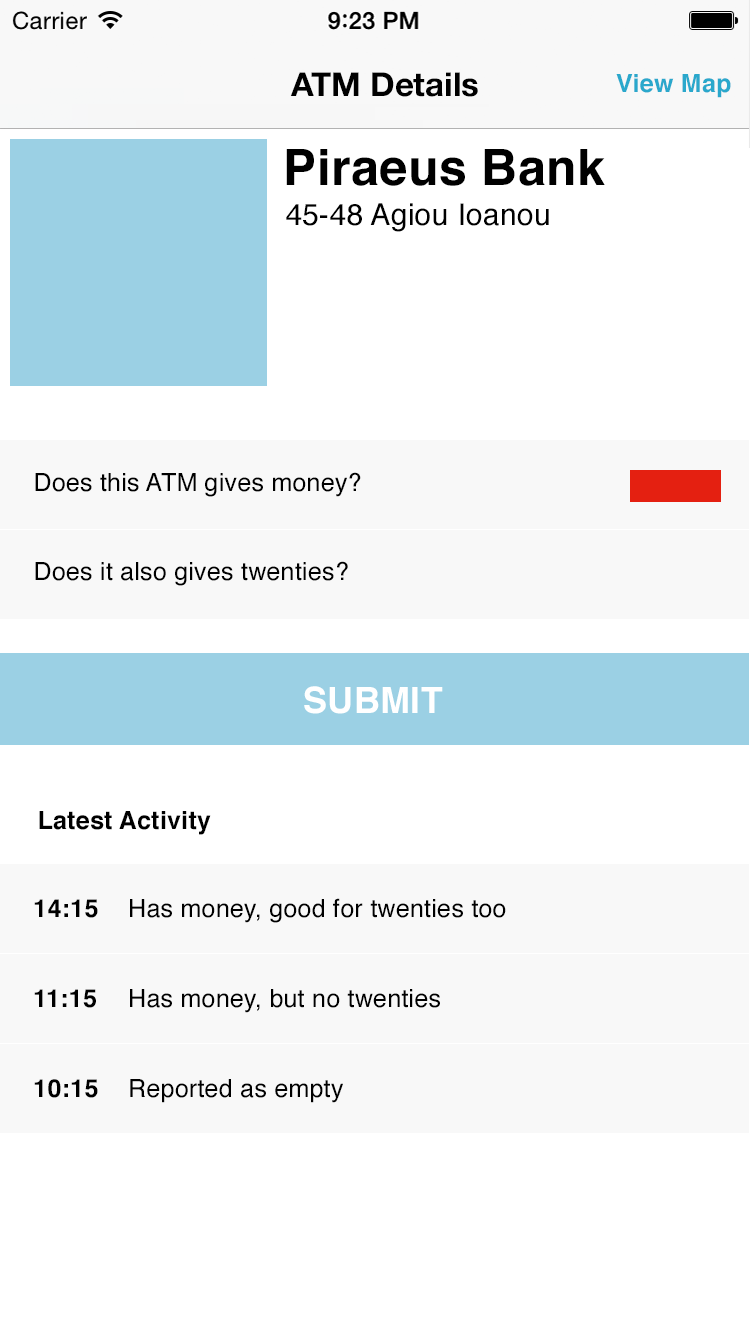
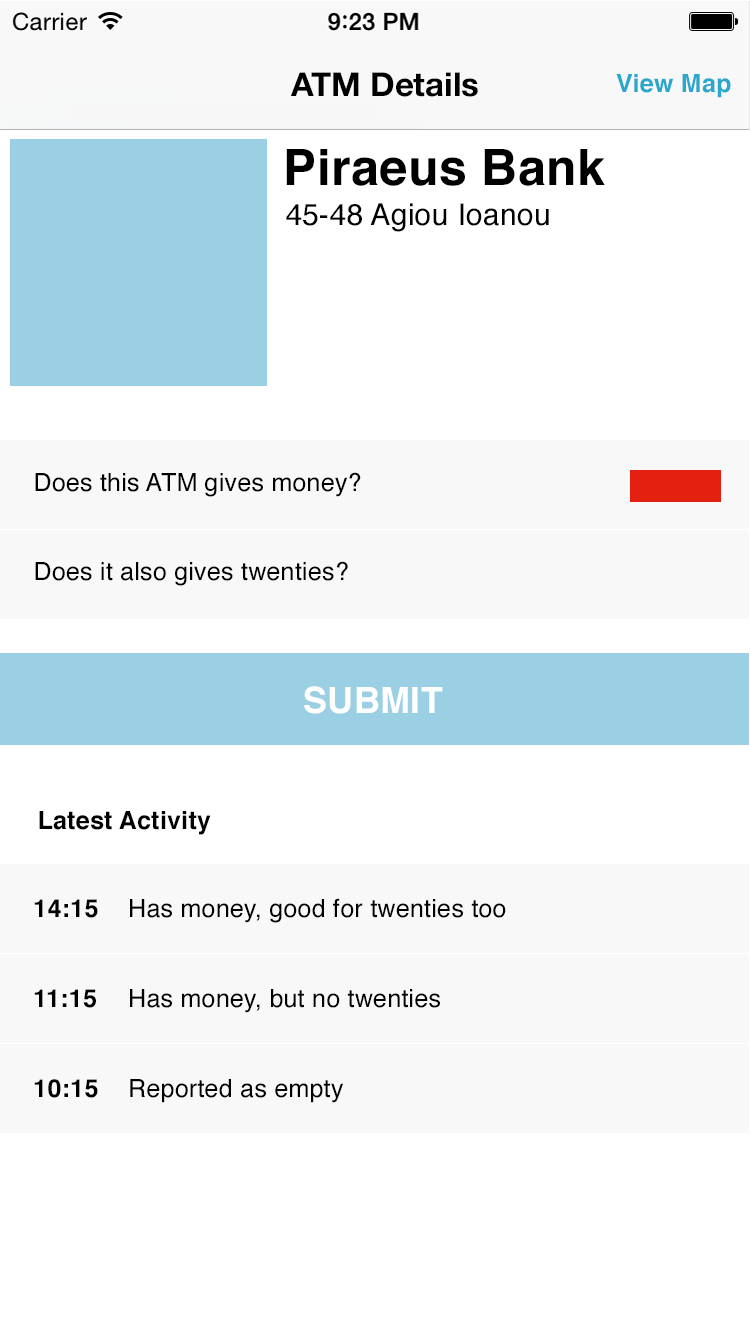
The second 750×1334 image is a revision of the first. Changes to its layers:
added group "Group 2" with 26 layers above "Color Fill 1" over <box>0,11,750,148</box>
moved "Screen Shot 2015-07-04 at 9.23.27 PM" into group "Group 2", painted on it over <box>0,0,750,148</box>
